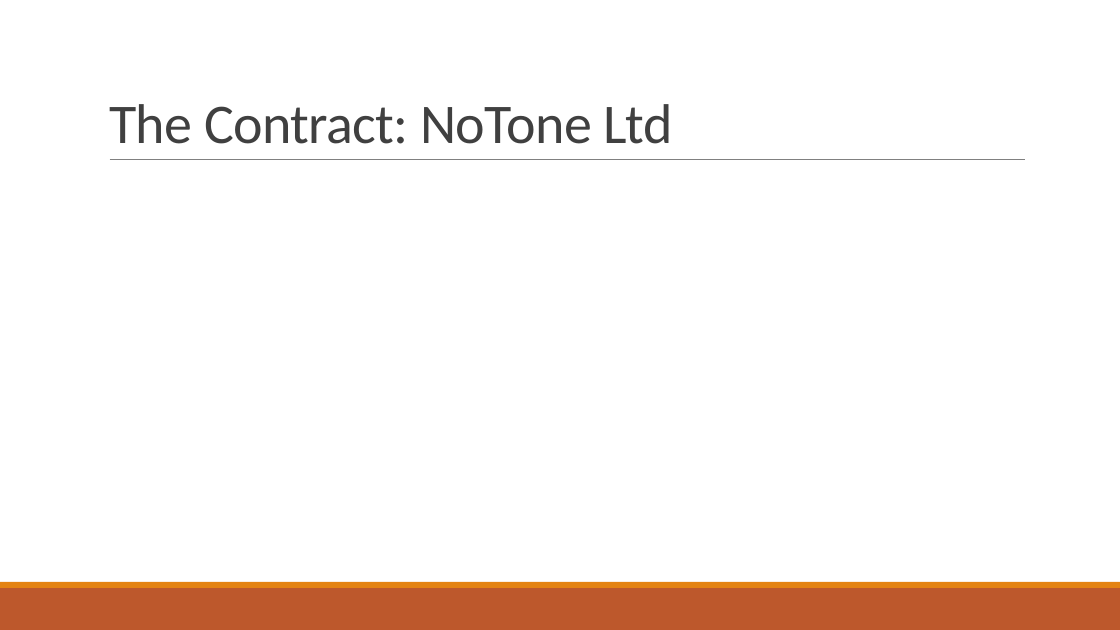
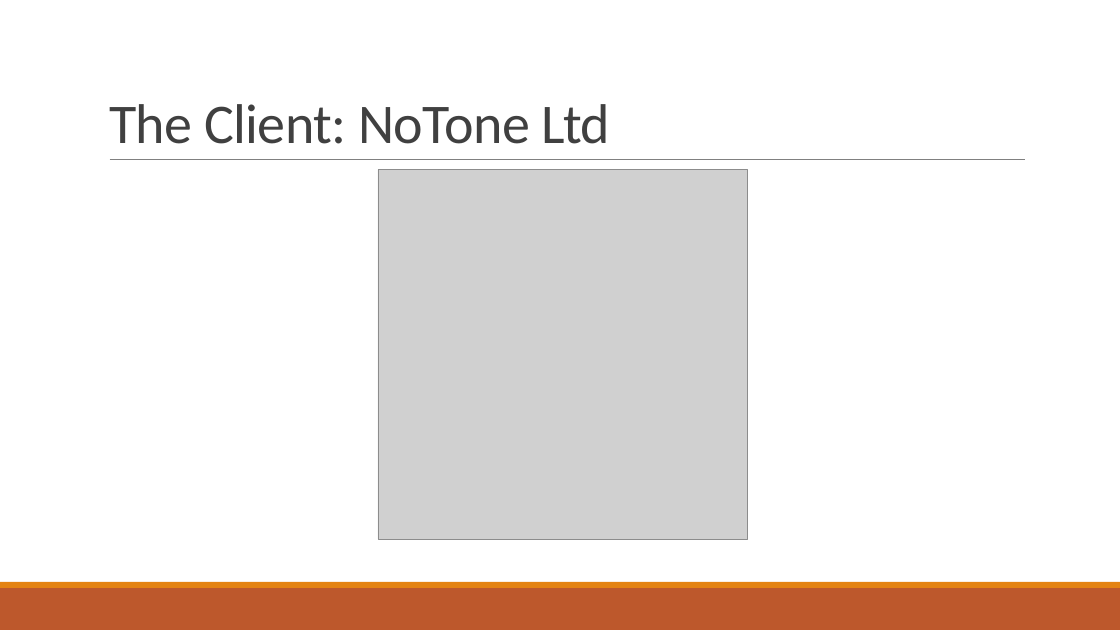
Before and after one commit to stoiveyp/DDDWales2018, a slide deck: slide 7 of Presentation/VoiceAndMore.pptx (slide 6 before the commit). Drawn at 1120x630 pixels with LibreOffice and Linux fonts; fonts in the diff are those of the drawing; grey boxes stand for pictures. Boxes give left, top, right and bottom in pixels: in the first picture for what was removed or moved away, otherwise in the second. Text is boxed around its words. In the diff, an @@ line names an element or a change of style, - is before the commit and + after.

```diff
--- a/Presentation/VoiceAndMore.pptx
+++ b/Presentation/VoiceAndMore.pptx
@@ title at [109, 104, 610, 144]: text changed @@
-The Contract: NoTone Ltd
+The Client: NoTone Ltd
@@ picture added at [378, 170, 748, 539] @@
```
Also in this commit, not shown: 2 other slides changed, 15 slides added, 1 slide removed.
